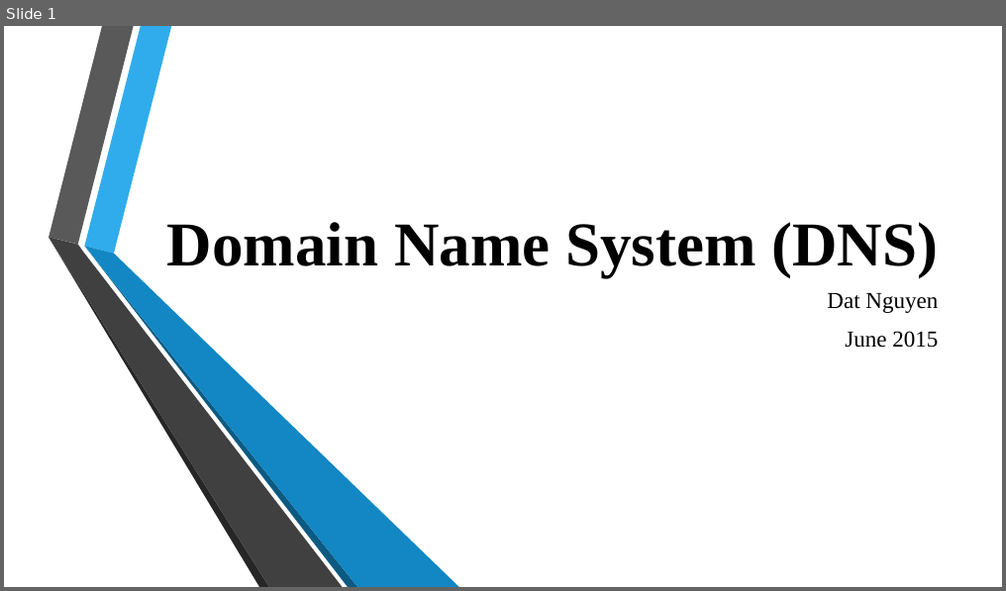
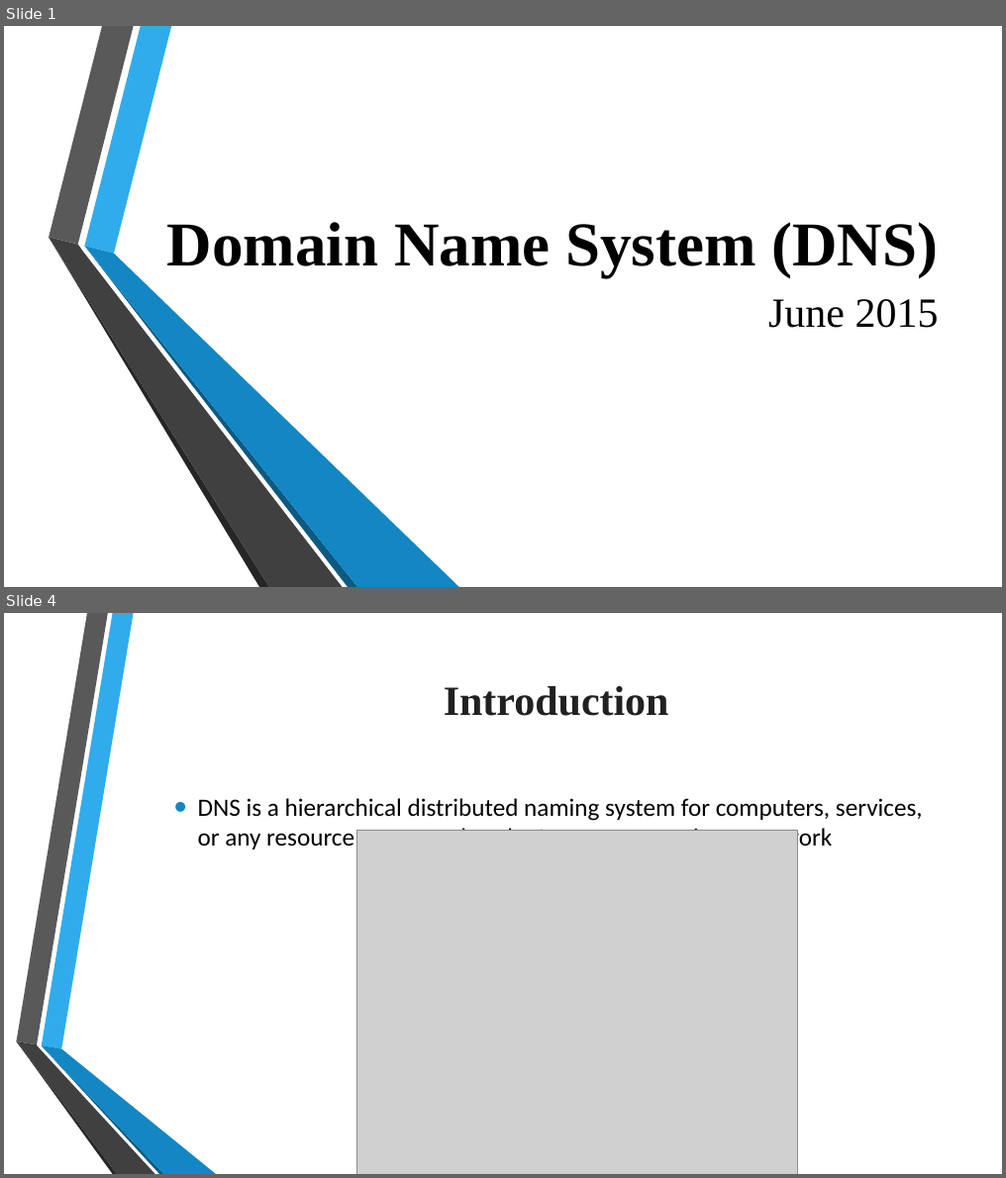
Before and after one commit to tiendatdk3493/Tai_Lieu, a slide deck: Domain Name System (DNS).pptx. Shown one above the other, each under a label of ours: slide 1 before the commit, slides 1 and 4 after it; the slides between them are not shown. The pictures are 1006x591 and 1006x1178 pixels, drawn with LibreOffice and Linux fonts; fonts in the diff are those of the drawing; grey boxes stand for pictures; background and template pictures are left out. Boxes give left, top, right and bottom in pixels: in the first picture for what was removed or moved away, otherwise in the second. Text is boxed around its words. In the diff, an @@ line names an element or a change of style, - is before the commit and + after.

```diff
--- a/Domain Name System (DNS).pptx
+++ b/Domain Name System (DNS).pptx
@@ slide 4 added at (4,613,1002,1174), background picture (left out) @@
@@ title added at (444,686,669,716), 40 pt, text #212121, bold @@
+  Introduction
@@ text added at (198,798,923,853), 24 pt, text #000000 @@
+• DNS is a hierarchical distributed naming system for computers, services, or any resource connected to the Internet or a private network
@@ picture added at (356,830,798,1174) @@
@@ group added at (16,613,216,1174): 6 freeform shapes @@
@@ slide 1 changed as well @@
@@ subtitle "June 2015" at (768,299,939,328): size 22 to 40 pt; more space between paragraphs @@
@@ subtitle at (827,293,938,313): paragraph removed @@
-Dat Nguyen
```
Also in this commit, not shown: 2 other slides added, 1 slide removed.
